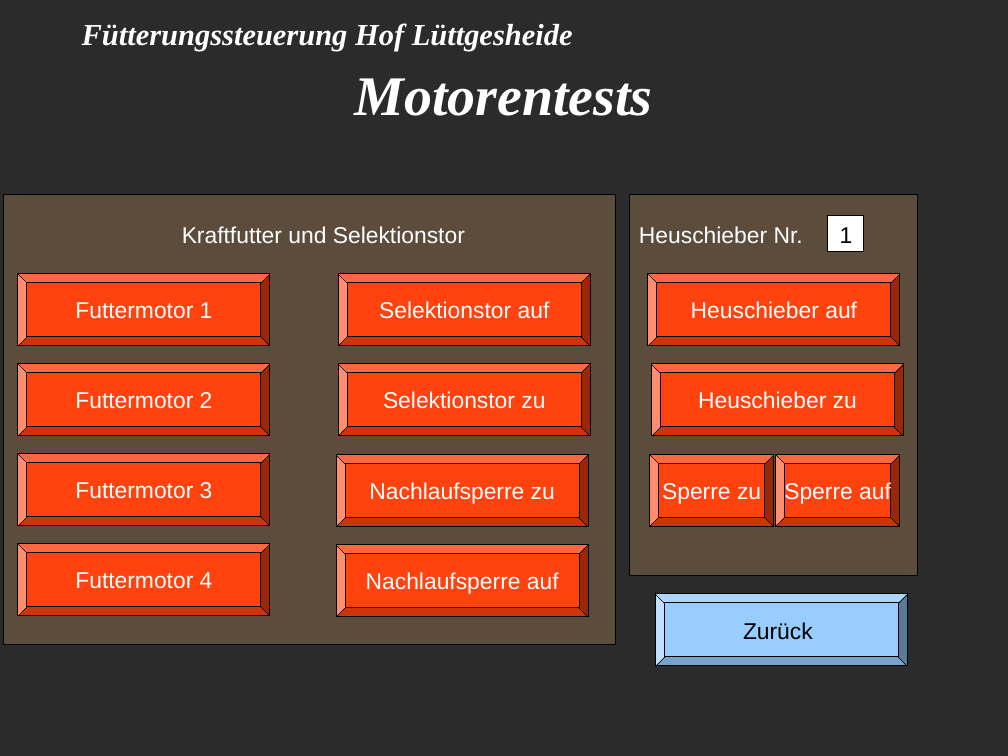
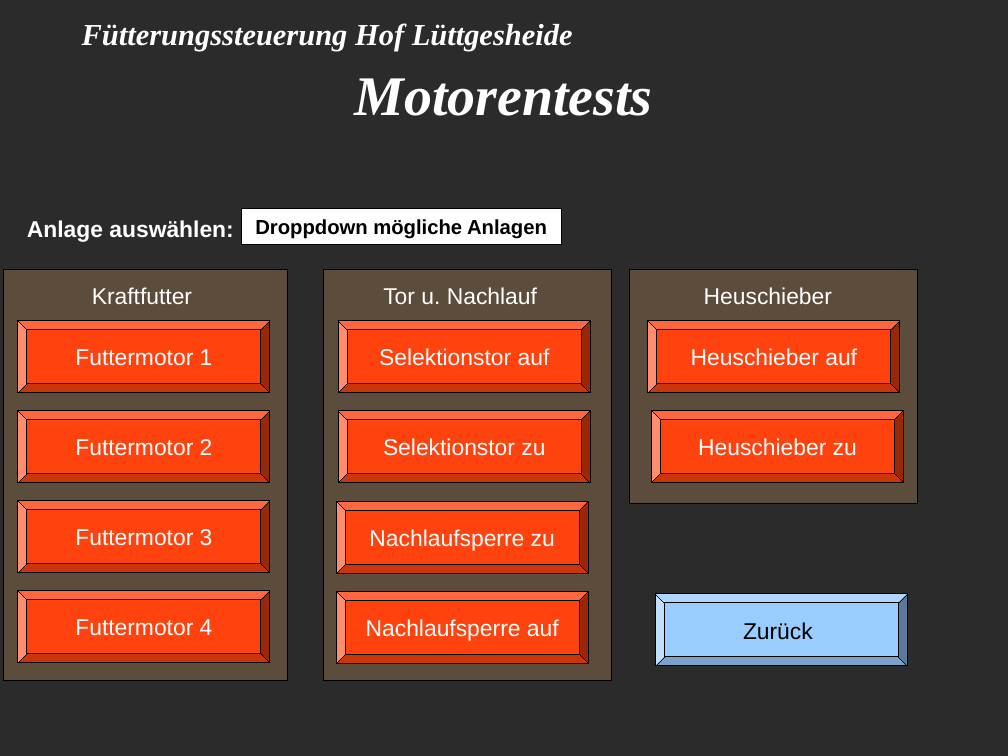
Before and after one commit to Kalle01/Pferde-Fuettterungssteuerung, a slide deck: slide 12 of allgemeine_Dokumente/Beschreibung.Menuestruktur.odp. Drawn at 1008x756 pixels with LibreOffice and Linux fonts; fonts in the diff are those of the drawing; background and template pictures are left out; a plain dark background stands for a picture behind light text. Boxes give left, top, right and bottom in pixels: in the first picture for what was removed or moved away, otherwise in the second. Text is boxed around its words. In the diff, an @@ line names an element or a change of style, - is before the commit and + after.

```diff
--- a/allgemeine_Dokumente/Beschreibung.Menuestruktur.odp
+++ b/allgemeine_Dokumente/Beschreibung.Menuestruktur.odp
@@ rectangle added at (241,209,562,244), fill #FFFFFF, outline #000000 0 pt, 16 pt, text #000000, bold @@
+Droppdown mögliche Anlagen
@@ text added at (27,220,233,242), 18 pt, text #FFFFFF, bold @@
+Anlage auswählen:
@@ text removed at (182,226,465,243) @@
-Kraftfutter und Selektionstor
@@ rectangle removed at (829,216,864,252) @@
-1
@@ rectangle added at (4,270,288,681), fill #CC9966 at 30% opacity, outline #000000 0 pt @@
@@ text added at (92,287,192,304), 18 pt, text #FFFFFF @@
+Kraftfutter
@@ rectangle: place and size @@
-rectangle at (4,195,616,645)
+rectangle at (324,270,612,681)
@@ text added at (383,287,537,304), 18 pt, text #FFFFFF @@
+Tor u. Nachlauf
@@ rectangle: place and size @@
-rectangle at (630,195,918,576)
+rectangle at (630,270,918,504)
@@ text at (704,287,832,304): text changed @@
-Heuschieber Nr.
+Heuschieber
@@ 9 bevels: place and size @@
-9 bevels at (18,273,905,617)
+9 bevels at (18,320,905,663)
@@ bevel removed at (649,455,774,527) @@
-Sperre zu
@@ bevel removed at (776,455,900,527) @@
-Sperre auf
@@ bevel "Futtermotor 4": place and size @@
-bevel "Futtermotor 4" at (18,543,271,616)
+bevel "Futtermotor 4" at (18,591,271,663)
```
Also in this commit, not shown: 11 other slides changed, 1 slide added, 1 slide removed.
